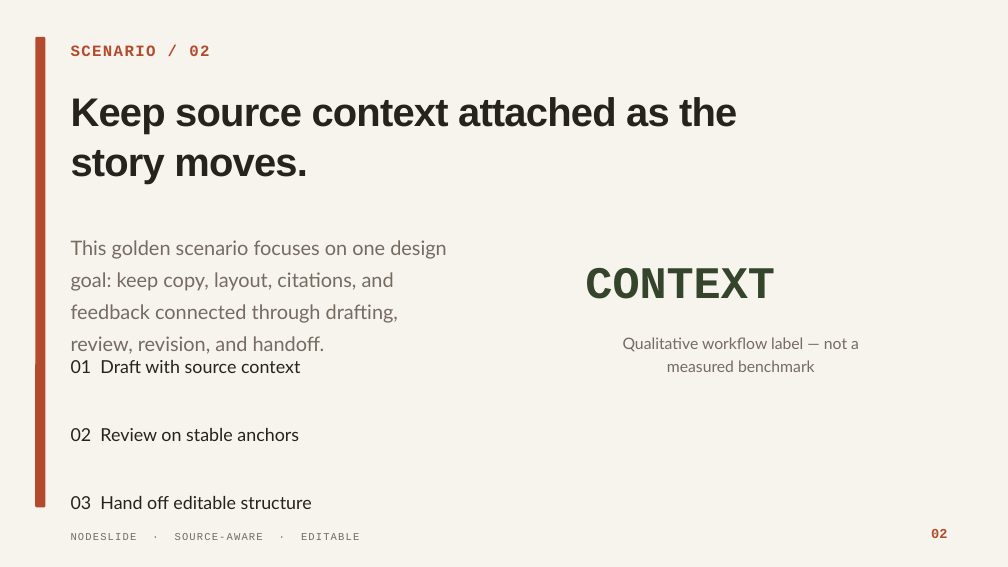
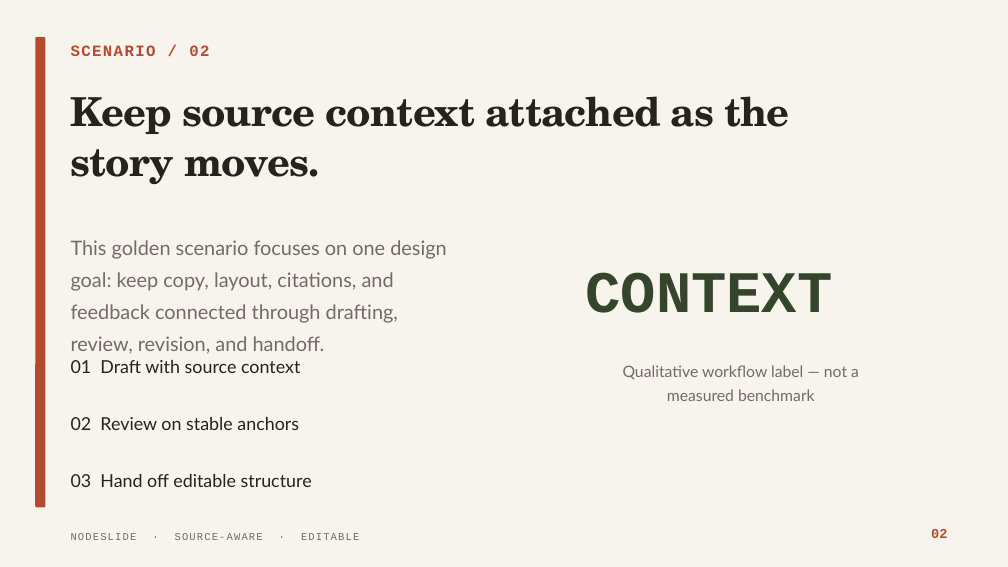
Before and after one commit to HomenShum/NodeSlide, a slide deck: slide 2 of docs/dogfood/nodeslide-domain-v1/nodeslide-golden.pptx. Drawn at 1008x567 pixels with LibreOffice and Linux fonts; fonts in the diff are those of the drawing. Boxes give left, top, right and bottom in pixels: in the first picture for what was removed or moved away, otherwise in the second. Text is boxed around its words. In the diff, an @@ line names an element or a change of style, - is before the commit and + after.

```diff
--- a/docs/dogfood/nodeslide-domain-v1/nodeslide-golden.pptx
+++ b/docs/dogfood/nodeslide-domain-v1/nodeslide-golden.pptx
@@ text "Keep source context attached as ..." at (71,96,789,184): font Arial to TeX Gyre Schola @@
@@ text "CONTEXT" at (585,272,832,313): size 43 to 56 pt @@
@@ text "Qualitative workflow label — not ...": place and size @@
-text "Qualitative workflow label — not ..." at (623,337,859,372)
+text "Qualitative workflow label — not ..." at (623,365,859,401)
@@ text "02 Review on stable anchors": place and size @@
-text "02 Review on stable anchors" at (71,428,299,441)
+text "02 Review on stable anchors" at (71,417,299,430)
@@ text "03 Hand off editable structure": place and size @@
-text "03 Hand off editable structure" at (71,496,312,509)
+text "03 Hand off editable structure" at (71,474,312,487)
```
Also in this commit, not shown: 6 other slides changed, 37 other files.
